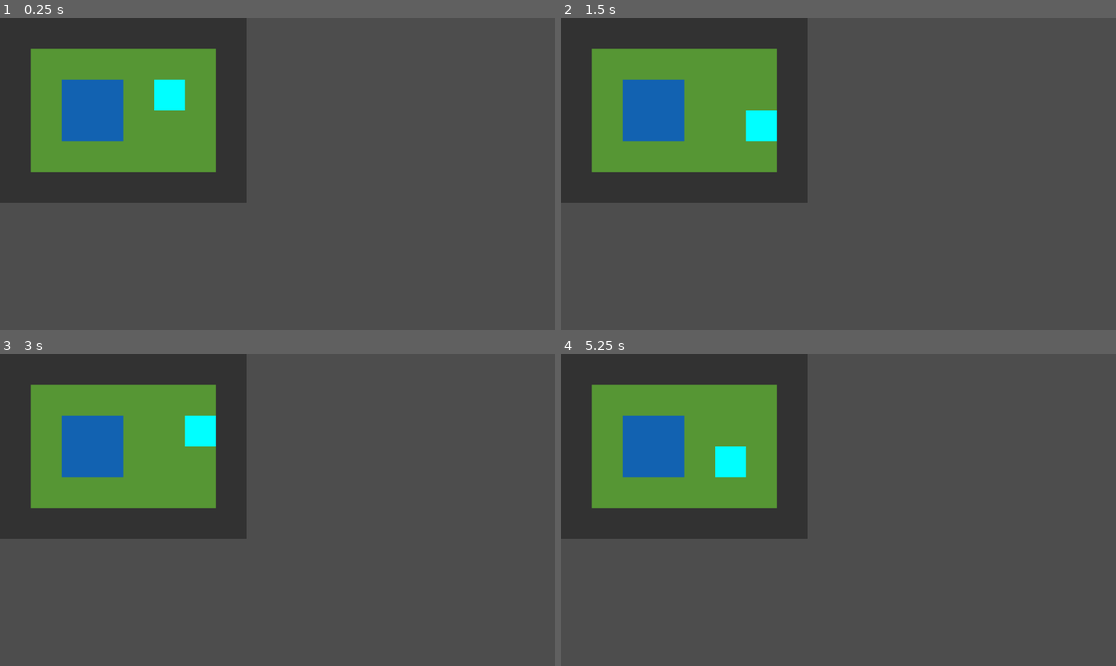
Above: before the commit, frames 1-4 (two rows, left to right).
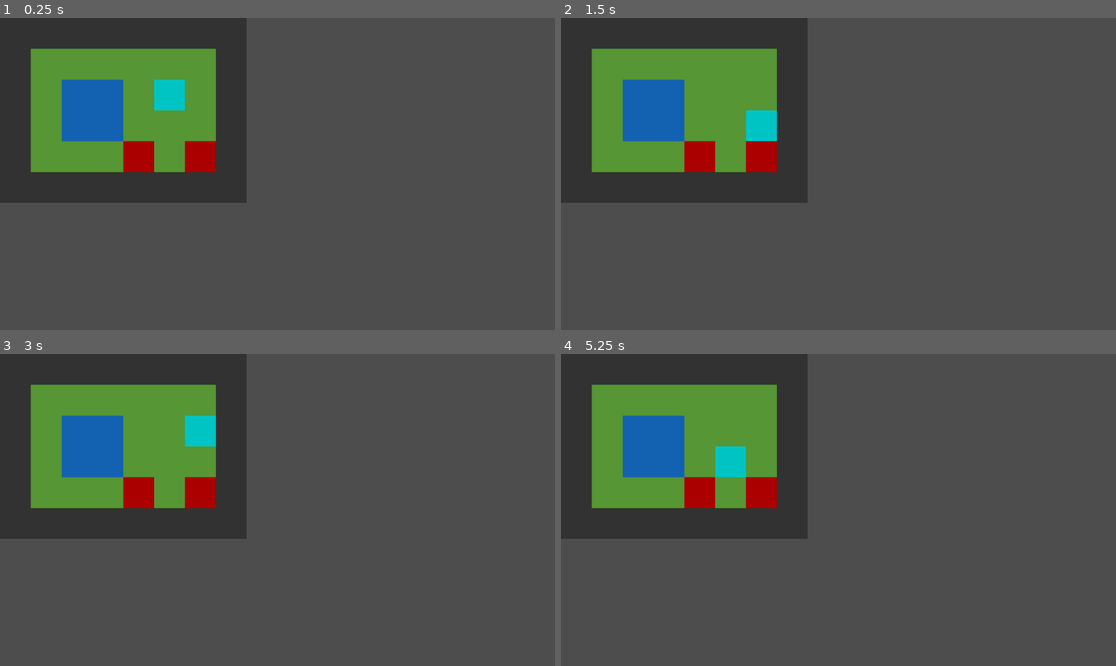
Above: after the commit, the same moments.

Repository: Xaklor/ldjam59
Game: Godot game, scene res://level/main.tscn
The game is run twice, just before and just after one commit, with the same random seed, the same clock (stepped at 60 frames per second) and the same inputs.
Inputs:
- Up to frame 1 (0.25 s): no input
- Up to frame 2 (1.5 s): tap Enter at 0.5 s; hold Right (move_right) 0.53-1.28 s; tap Space at 1.25 s; hold Down (move_down) from 1.28 s (still down)
- Up to frame 3 (3 s): tap Enter at 2 s; release Down (move_down) at 2.03 s; hold Right (move_right) 2.03-2.78 s; tap Space at 2.75 s; hold Up (move_up) from 2.78 s (still down)
- Up to frame 4 (5.25 s): tap Enter at 3.5 s; release Up (move_up) at 3.53 s; hold Left (move_left) 3.53-5.03 s; tap Space at 4.25 s; hold Down (move_down) from 5.03 s (still down)

The runs differ from the first frame. In frame 1, 1.7% of the frame differs, in the area x 22-39%, y 19-50%; in frame 2, 1.7%, in the area x 22-39%, y 29-50%; in frame 3, 1.7%; in frame 4, 1.7%.

Commit message:
added basic master structure

Diff:
--- a/entities/player.gd
+++ b/entities/player.gd
@@ -2,11 +2,15 @@
 
 @onready var main = get_tree().get_root().get_node("main")
 @onready var tile_map: TileMapLayer = get_tree().get_root().get_node("main").get_node("tile_map")
+signal ping
 
 var grid_pos: Vector2i
 
 func _ready():
 	grid_pos = tile_map.local_to_map(position)
+
+func _process(delta: float):
+	pass
 
 func _input(event: InputEvent):
 	if event.is_action_pressed("move_down"):
@@ -25,3 +29,8 @@
 		if !tile_map.astar.is_point_solid(grid_pos + Vector2i(1, 0)):
 			position.x += tile_map.tile_set.tile_size.x
 			grid_pos.x += 1
+	if event.is_action_pressed("face_button_up"):
+		ping.emit()
+
+func take_damage(amount):
+	pass
--- a/entities/player.tscn
+++ b/entities/player.tscn
@@ -17,4 +17,4 @@
 offset_right = 32.0
 offset_bottom = 32.0
 mouse_filter = 2
-color = Color(0, 1, 1, 1)
+color = Color(0, 0.77, 0.77, 1)
--- /dev/null
+++ b/entities/sleepy.gd
@@ -0,0 +1,30 @@
+extends Area2D
+
+@onready var main = get_tree().get_root().get_node("main")
+@onready var player = main.get_node("player")
+@onready var tile_map: TileMapLayer = get_tree().get_root().get_node("main").get_node("tile_map")
+
+# initialization
+func _ready():
+	player.ping.connect(on_player_ping)
+
+# per-frame processing
+func _process(delta: float):
+	pass
+
+# take a turn
+func step():
+	# sleepy is strong but passive until pinged
+	pass
+
+# called when the player is in range and this enemy wants to attack them
+func intend_to_attack():
+	pass
+
+# called when something causes them to take damage
+func take_damage(amount):
+	pass
+
+# called when the player uses a ping
+func on_player_ping():
+	pass
--- /dev/null
+++ b/entities/sleepy.tscn
@@ -0,0 +1,19 @@
+[gd_scene load_steps=3 format=3 uid="uid://bm8rywux3jirg"]
+
+[ext_resource type="Script" uid="uid://buh4g4vo185mb" path="res://entities/sleepy.gd" id="1_0wkjs"]
+
+[sub_resource type="RectangleShape2D" id="RectangleShape2D_bmyvh"]
+size = Vector2(64, 64)
+
+[node name="sleepy" type="Area2D" groups=["enemies"]]
+script = ExtResource("1_0wkjs")
+
+[node name="hitbox" type="CollisionShape2D" parent="."]
+shape = SubResource("RectangleShape2D_bmyvh")
+
+[node name="color" type="ColorRect" parent="."]
+offset_left = -32.0
+offset_top = -32.0
+offset_right = 32.0
+offset_bottom = 32.0
+color = Color(0.37, 0.37, 0.37, 1)
--- /dev/null
+++ b/entities/stabby.gd
@@ -0,0 +1,30 @@
+extends Area2D
+
+@onready var main = get_tree().get_root().get_node("main")
+@onready var player = main.get_node("player")
+@onready var tile_map: TileMapLayer = get_tree().get_root().get_node("main").get_node("tile_map")
+
+# initialization
+func _ready():
+	pass
+
+# per-frame processing
+func _process(delta: float):
+	pass
+
+# take a turn
+func step():
+	# stabby is weak but always aggressive
+	pass
+
+# called when the player is in range and this enemy wants to attack them
+func intend_to_attack():
+	pass
+
+# called when something causes this to take damage
+func take_damage(amount):
+	pass
+
+# called when the player uses a ping
+func on_player_ping():
+	pass
--- /dev/null
+++ b/entities/stabby.tscn
@@ -0,0 +1,19 @@
+[gd_scene load_steps=3 format=3 uid="uid://dgll4nlcltkvv"]
+
+[ext_resource type="Script" uid="uid://cc4ew6vqbdhuh" path="res://entities/stabby.gd" id="1_1pa3r"]
+
+[sub_resource type="RectangleShape2D" id="RectangleShape2D_4xful"]
+size = Vector2(64, 64)
+
+[node name="stabby" type="Area2D" groups=["enemies"]]
+script = ExtResource("1_1pa3r")
+
+[node name="hitbox" type="CollisionShape2D" parent="."]
+shape = SubResource("RectangleShape2D_4xful")
+
+[node name="color" type="ColorRect" parent="."]
+offset_left = -32.0
+offset_top = -32.0
+offset_right = 32.0
+offset_bottom = 32.0
+color = Color(0.666667, 0, 0, 1)
--- /dev/null
+++ b/level/main.gd
@@ -0,0 +1,6 @@
+extends Node
+
+@onready var player = get_node("player")
+
+func _on_player_ping() -> void:
+	print("ponging!")
--- a/level/main.tscn
+++ b/level/main.tscn
@@ -1,8 +1,10 @@
-[gd_scene load_steps=6 format=4 uid="uid://yyvtbpgfecja"]
+[gd_scene load_steps=8 format=4 uid="uid://yyvtbpgfecja"]
 
 [ext_resource type="Texture2D" uid="uid://btfksi1su8fwp" path="res://assets/basic tileset.png" id="1_ig7tw"]
+[ext_resource type="Script" uid="uid://c4pm7j3wm3gcq" path="res://level/main.gd" id="1_qh04p"]
 [ext_resource type="PackedScene" uid="uid://cnx1by327ssap" path="res://entities/player.tscn" id="2_0ukcc"]
 [ext_resource type="Script" uid="uid://c6gcgmrtuod8l" path="res://level/tile_map.gd" id="2_nt2wp"]
+[ext_resource type="PackedScene" uid="uid://dgll4nlcltkvv" path="res://entities/stabby.tscn" id="5_k8f8b"]
 
 [sub_resource type="TileSetAtlasSource" id="TileSetAtlasSource_0xm2m"]
 texture = ExtResource("1_ig7tw")
@@ -23,6 +25,7 @@
 sources/0 = SubResource("TileSetAtlasSource_0xm2m")
 
 [node name="main" type="Node"]
+script = ExtResource("1_qh04p")
 
 [node name="tile_map" type="TileMapLayer" parent="."]
 tile_map_data = PackedByteArray("AAAAAAAAAAABAAEAAAAAAAEAAAABAAEAAAAAAAIAAAABAAEAAAAAAAMAAAABAAEAAAAAAAQAAAABAAEAAAAAAA …(688 unchanged characters)…
@@ -31,3 +34,11 @@
 
 [node name="player" parent="." instance=ExtResource("2_0ukcc")]
 position = Vector2(352, 160)
+
+[node name="stabby" parent="." instance=ExtResource("5_k8f8b")]
+position = Vector2(416, 288)
+
+[node name="stabby2" parent="." instance=ExtResource("5_k8f8b")]
+position = Vector2(288, 288)
+
+[connection signal="ping" from="player" to="." method="_on_player_ping"]
--- a/project.godot
+++ b/project.godot
@@ -14,6 +14,10 @@
 run/main_scene="uid://yyvtbpgfecja"
 config/features=PackedStringArray("4.4", "Forward Plus")
 config/icon="res://icon.svg"
+
+[global_group]
+
+enemies=""
 
 [input]
 
--- /dev/null
+++ b/ui/delayed_alert.gd
@@ -0,0 +1,4 @@
+extends Node2D
+
+# spwaned when an enemy or event is not immediately adjacent to the player,
+# but is about to do something the player needs to know about
--- /dev/null
+++ b/ui/delayed_alert.tscn
@@ -0,0 +1,6 @@
+[gd_scene load_steps=2 format=3 uid="uid://dp4gdn2cjivir"]
+
+[ext_resource type="Script" uid="uid://dve6ne6i3jnlm" path="res://ui/delayed_alert.gd" id="1_qkily"]
+
+[node name="delayed_alert" type="Node2D"]
+script = ExtResource("1_qkily")
--- /dev/null
+++ b/ui/immediate_alert.gd
@@ -0,0 +1,4 @@
+extends Node2D
+
+# spawned when an enemy is about to attack the player on the next turn
+# possibly look different depending on which enemy was responsible
--- /dev/null
+++ b/ui/immediate_alert.tscn
@@ -0,0 +1,6 @@
+[gd_scene load_steps=2 format=3 uid="uid://cisej75q3nwdx"]
+
+[ext_resource type="Script" uid="uid://c16bdj3j5uiof" path="res://ui/immediate_alert.gd" id="1_eblf5"]
+
+[node name="immediate_alert" type="Node2D"]
+script = ExtResource("1_eblf5")
--- /dev/null
+++ b/ui/minimap.gd
@@ -0,0 +1,3 @@
+extends Node2D
+
+# it's the minimap bro :wiggle:
--- /dev/null
+++ b/ui/minimap.tscn
@@ -0,0 +1,6 @@
+[gd_scene load_steps=2 format=3 uid="uid://bbraopdavugji"]
+
+[ext_resource type="Script" uid="uid://f4mbwo4dfp8n" path="res://ui/minimap.gd" id="1_7p2yb"]
+
+[node name="minimap" type="Node2D"]
+script = ExtResource("1_7p2yb")
--- /dev/null
+++ b/ui/ping_response.gd
@@ -0,0 +1,3 @@
+extends Node2D
+
+# spawned whenever a player-initiated ping hits something the player wants to know about
--- /dev/null
+++ b/ui/ping_response.tscn
@@ -0,0 +1,6 @@
+[gd_scene load_steps=2 format=3 uid="uid://b33tob8fno0vs"]
+
+[ext_resource type="Script" uid="uid://bbrbtt7hltd1r" path="res://ui/ping_response.gd" id="1_cx75l"]
+
+[node name="ping_response" type="Node2D"]
+script = ExtResource("1_cx75l")
Not shown, added: entities/sleepy.gd.uid
Not shown, added: entities/stabby.gd.uid
Not shown, added: level/main.gd.uid
Not shown, added: ui/delayed_alert.gd.uid
Not shown, added: ui/immediate_alert.gd.uid
Not shown, added: ui/minimap.gd.uid
Not shown, added: ui/ping_response.gd.uid
